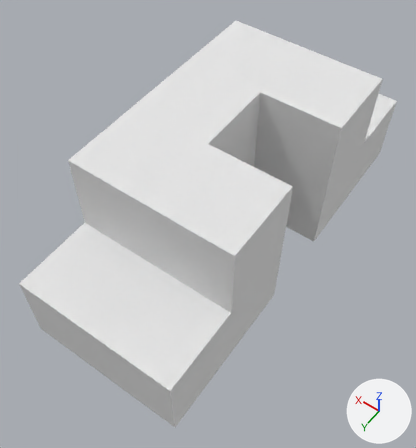
A saved change to the Blender file 48PajamaJam/Assets/Levels/level11.blend.
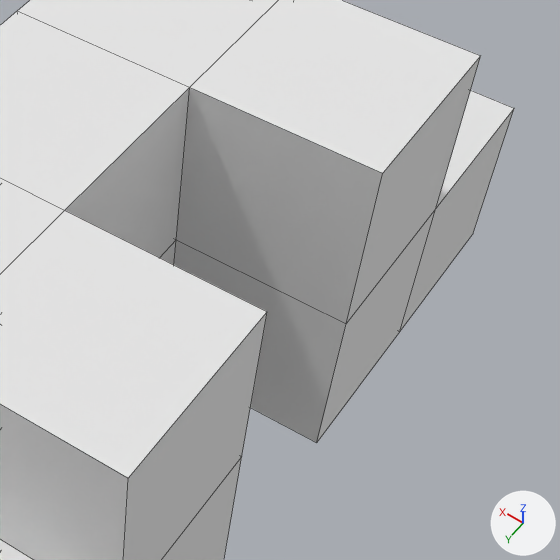
Each version is shown whole from a 50 mm camera at (-8.95, 17.94, 15.42) aimed at (-1.5, 7.51, -0.96), then close up on the part from 43% to 100% of the width and 12% to 65% of the height. Every picture has the same lights, and +X, +Y and +Z are marked at lower right. The close-ups show mesh edges as thin lines.

Objects in the first close-up: 'Light Base', 'Light Off'.
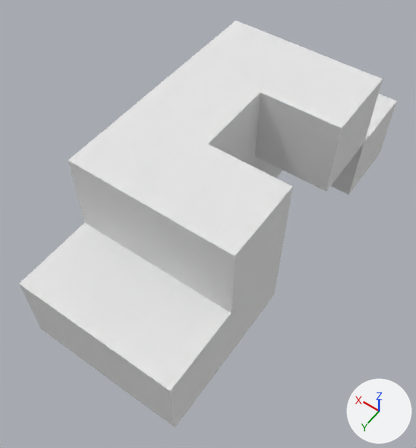
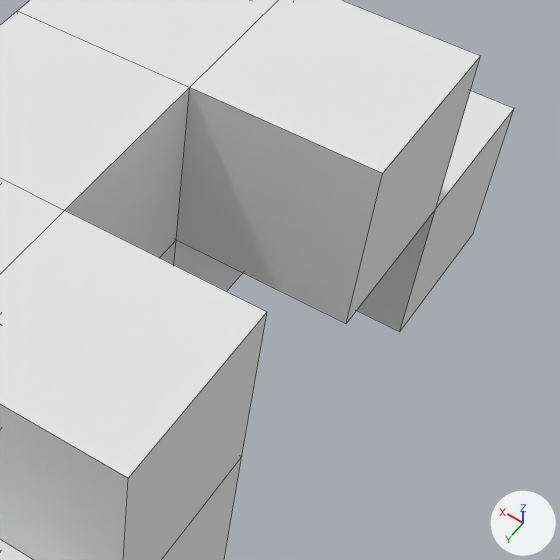
Boxes (x1, y1, x2, y2) around the edits, measured in the close-ups (560 x 560 px):
part 1 of me_cube_001, cut back: before (174, 209, 436, 443); after (356, 209, 436, 332)
'Light On', unchanged, uncovered by the edit: before (160, 240, 176, 265); after (160, 240, 242, 291)

The change, as a diff of the scene's bpy script:
```diff
--- a/48PajamaJam/Assets/Levels/level11.blend.py
+++ b/48PajamaJam/Assets/Levels/level11.blend.py
@@ me_cube_001 @@
 me_cube_001.from_pydata(...)  # 40 vertices, 36 faces; spans x -4.5..1.5, y -1.5..13.5, z -3.0..3.0
 # used by ob_light_base; location = (0.0, 0.0, 0.0)
 # verts and faces of me_cube_001; kept vertices keep their numbers, new ones are numbered from 40
 # before: 3 (-1.5, 1.5, -3.0), 7 (-1.5, 1.5, 0.0), 29 (-4.5, 1.5, -3.0) at pixel (399, 331), 31 (-4.5, 1.5, 0.0) at pixel (435, 208), 32 (-1.5, 4.5, -3.0)
 # before: 33 (-1.5, 4.5, 0.0) at pixel (176, 239), 34 (-4.5, 4.5, -3.0) at pixel (316, 442), 35 (-4.5, 4.5, 0.0) at pixel (346, 323)
+# me_cube_001 part 1
+delete_vertices([32, 34])  # with the faces that use them
+faces += [(7, 31, 35, 33), (3, 29, 31, 7)]
 me_cube_001.materials.append(mat_material)
```
